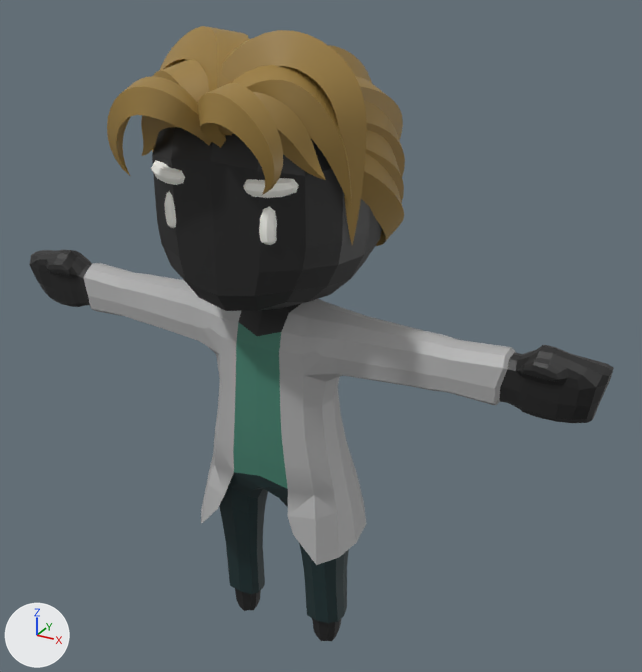
Renders of the glTF model public/3d/anims/pointing.glb from each side of a commit.
Before and after are seen from a 50 mm camera at (2.16, -3.48, 3.62) aimed at (0.18, 0.13, 1.82). Lighting does not change. The marker at lower left points along +X, +Y and +Z. The first picture is the older version. Vertices at exactly the same position are counted once.

The first picture shows 'Body'.
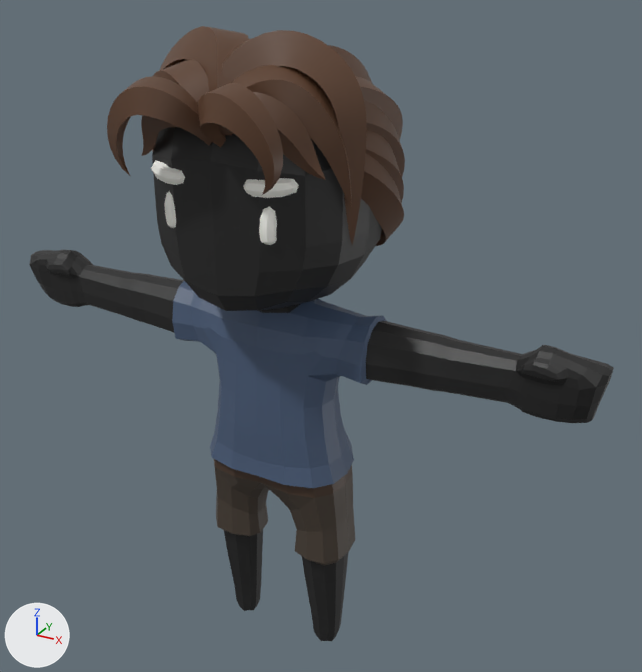
What differs and where, as boxes (x1, y1, x2, y2) in the pictures (642 x 672 px; the box of a moved part takes in the faces that stretch with it):
'Body', recoloured, reshaped (darker)
    both: (29, 26, 614, 641)
part 1 of me_cunurbspath_010, moved or reshaped
    before: (79, 263, 522, 623)
    after: (144, 277, 424, 566)
part 2 of me_cunurbspath_010, recoloured (black to dark blue)
    both: (239, 310, 289, 332)
part 3 of me_cunurbspath_010, recoloured
    both: (119, 273, 459, 393)
part 4 of me_cunurbspath_010, recoloured (grey to dark blue)
    both: (191, 292, 365, 466)
part 5 of me_cunurbspath_010, recoloured (green to dark blue)
    both: (233, 322, 285, 467)
part 6 of me_cunurbspath_010, recoloured
    before: (231, 483, 288, 513)
    after: (231, 483, 307, 532)

What changed in the scene script:
```text
Change mat_hair:
    mat_hair.base_color: (0.332, 0.208, 0.0498) -> (0.107, 0.0482, 0.0232)  # brown #9c7e3f -> brown #5c3e2a
Add mat_belt:
    mat_belt = principled_material('Belt')
    mat_belt.base_color = (0.0668, 0.0373, 0.022)  # brown #493629
Add mat_shirt:
    mat_shirt = principled_material('Shirt')
    mat_shirt.base_color = (0.0678, 0.106, 0.184)  # dark blue #4a5c77
Add mat_pants:
    mat_pants = principled_material('Pants')
    mat_pants.base_color = (0.0668, 0.0493, 0.0356)  # brown #493f35
Change me_cunurbspath_010:
    used by ob_body; location = (0.0, 0.0, 0.0)
    remove me_cunurbspath_010.from_pydata(...)  # 3336 vertices, 6498 faces; spans x -1.62..1.62, y -0.72..0.61, z -0.02..3.31
    add me_cunurbspath_010.from_pydata(...)  # 3331 vertices, 6492 faces; spans x -1.62..1.62, y -0.72..0.61, z -0.02..3.31
    me_cunurbspath_010 part 1: 8 vertices moved from x -0.24..0.24, y -0.21..0.3, z 1.21..1.9 to x -0.26..0.26, y -0.21..0.32, z 1.16..1.95; 137 vertices removed from x -1.2..1.2, y -0.27..0.47, z 0.16..2.02; 132 vertices added at x -0.55..0.55, y -0.23..0.34, z 0.62..2.04
    me_cunurbspath_010 part 2: 4 faces spanning x -0.13..0.13, y -0.18..-0.1, z 1.94..2.02 switch from mat_skin (black #1f1f1f) to mat_shirt (dark blue #4a5c77)
    me_cunurbspath_010 part 3: 112 faces spanning x -0.97..0.97, y -0.11..0.12, z 1.76..2.01 switch from mat_main (grey #afafaf) to mat_skin (black #1f1f1f)
    me_cunurbspath_010 part 4: 226 faces spanning x -0.46..0.46, y -0.21..0.23, z 1.22..2.06 switch from mat_main (grey #afafaf) to mat_shirt (dark blue #4a5c77)
    me_cunurbspath_010 part 5: 20 faces spanning x -0.16..0.16, y -0.22..-0.16, z 1.22..1.95 switch from mat_black (green #45816f) to mat_shirt (dark blue #4a5c77)
    me_cunurbspath_010 part 6: 66 faces spanning x -0.25..0.25, y -0.18..0.31, z 0.73..1.09 switch from mat_brown (dark cyan #193133) to mat_pants (brown #493f35)
    add me_cunurbspath_010.materials.append(mat_belt)  # brown #493629
```
